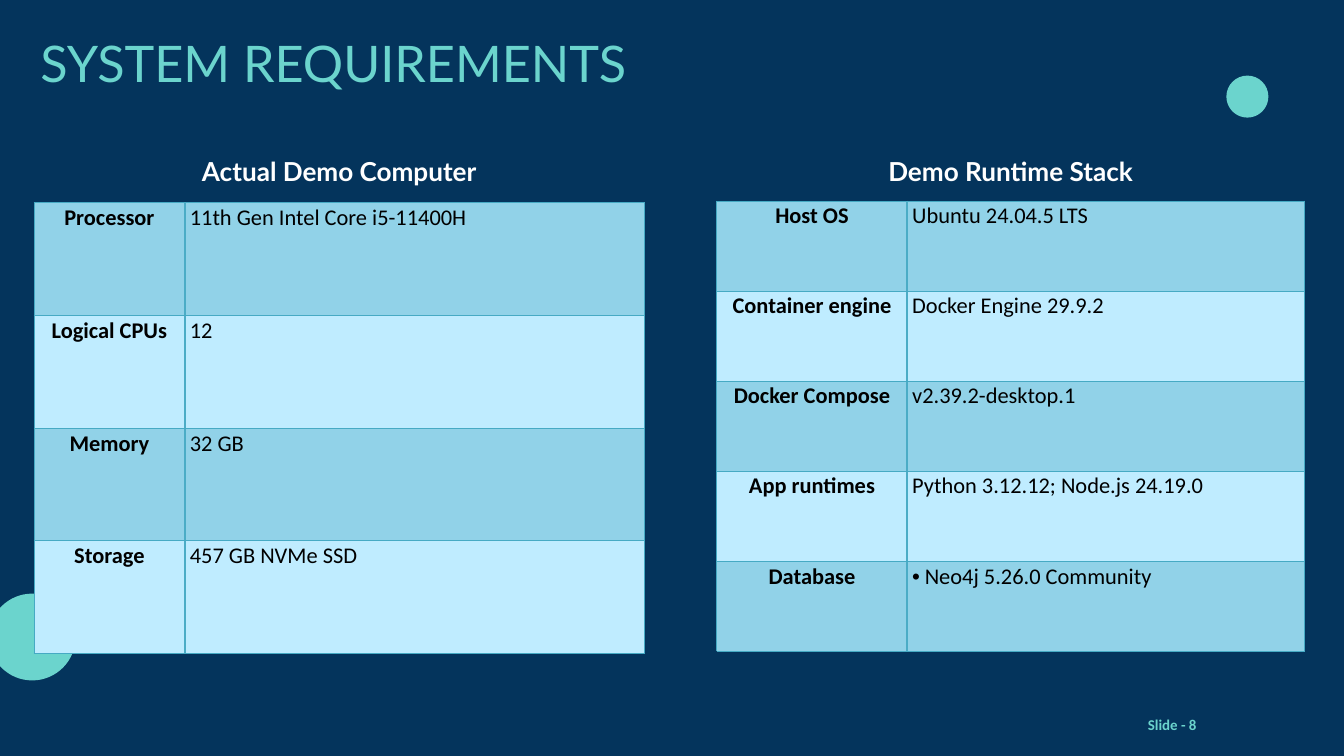
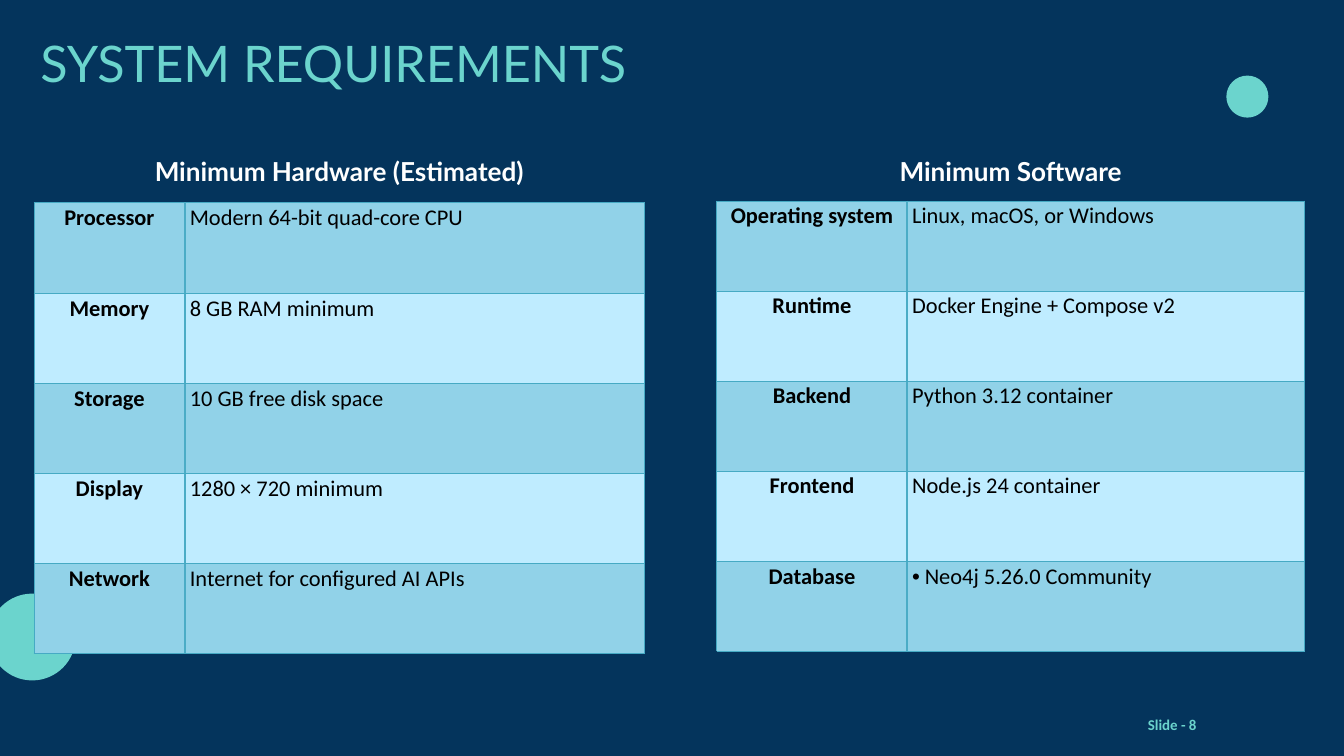
Before and after one commit to kabilan386/ai-powered-knowledge-graph-assistant, a slide deck: slide 8 of presentations/GraphRAG_Project_Viva_Template.pptx. Drawn at 1344x756 pixels with LibreOffice and Linux fonts; fonts in the diff are those of the drawing; background and template pictures are left out. Boxes give left, top, right and bottom in pixels: in the first picture for what was removed or moved away, otherwise in the second. Text is boxed around its words. In the diff, an @@ line names an element or a change of style, - is before the commit and + after.

Commit message:
Replace slide 8 with estimated minimum requirements

```diff
--- a/presentations/GraphRAG_Project_Viva_Template.pptx
+++ b/presentations/GraphRAG_Project_Viva_Template.pptx
@@ text at bbox=[155, 160, 524, 185]: text changed @@
-Actual Demo Computer
+Minimum Hardware (Estimated)
@@ text at bbox=[900, 161, 1122, 182]: text changed @@
-Demo Runtime Stack
+Minimum Software
@@ table at bbox=[34, 203, 644, 654] @@
-row 1: Processor | 11th Gen Intel Core i5-11400H
-row 2: Logical CPUs | 12
-row 3: Memory | 32 GB
-row 4: Storage | 457 GB NVMe SSD
+row 1: Processor | Modern 64-bit quad-core CPU
+row 2: Memory | 8 GB RAM minimum
+row 3: Storage | 10 GB free disk space
+row 4: Display | 1280 × 720 minimum
+row 5: Network | Internet for configured AI APIs
@@ table at bbox=[717, 201, 1304, 651] @@
-row 1, column 1: Host OS
+row 1, column 1: Operating system
-row 1, column 2: Ubuntu 24.04.5 LTS
+row 1, column 2: Linux, macOS, or Windows
-row 2, column 1: Container engine
+row 2, column 1: Runtime
-row 2, column 2: Docker Engine 29.9.2
+row 2, column 2: Docker Engine + Compose v2
-row 3, column 1: Docker Compose
+row 3, column 1: Backend
-row 3, column 2: v2.39.2-desktop.1
+row 3, column 2: Python 3.12 container
-row 4, column 1: App runtimes
+row 4, column 1: Frontend
-row 4, column 2: Python 3.12.12; Node.js 24.19.0
+row 4, column 2: Node.js 24 container
```
Also in this commit, not shown: 1 other file.
